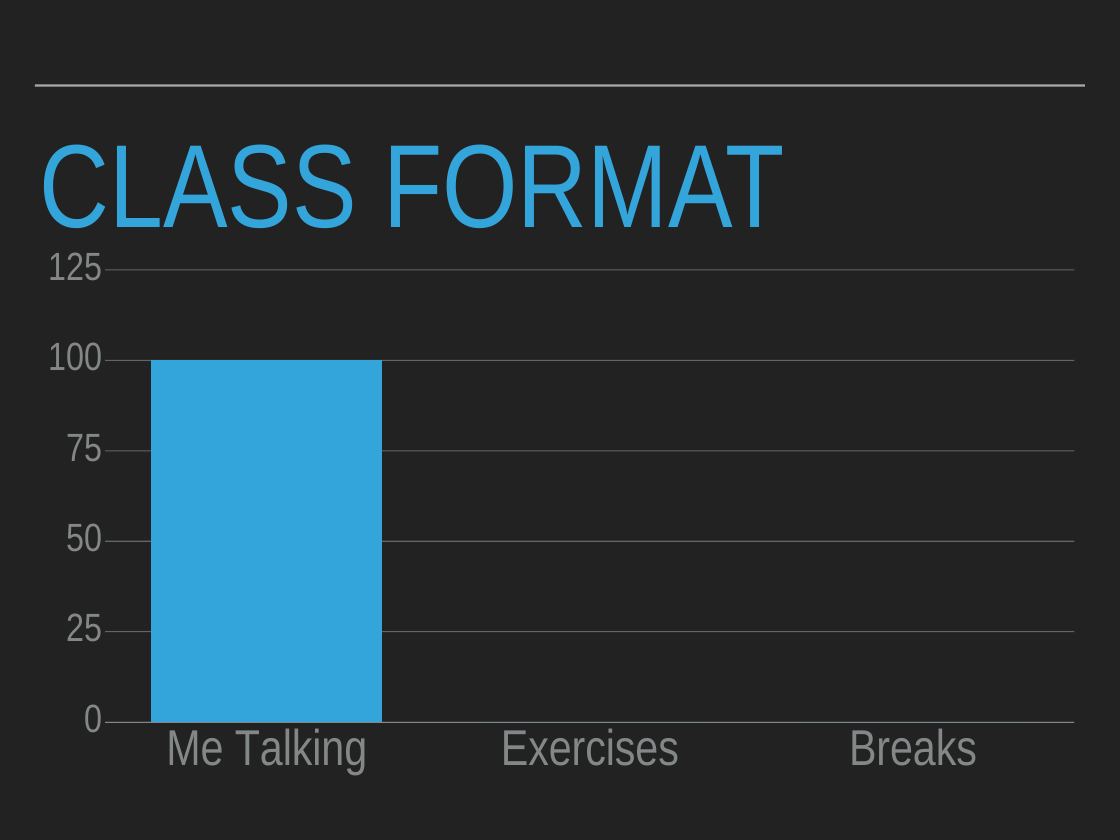
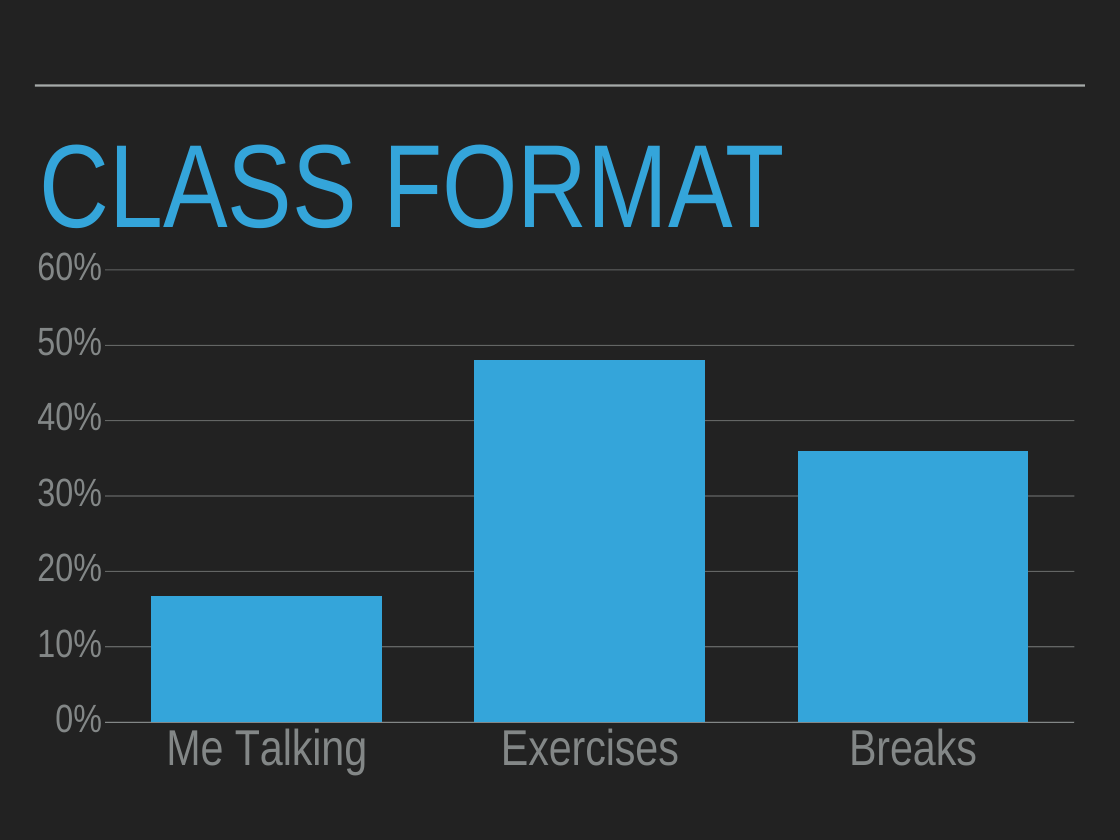
Before and after one commit to patricks1/python-for-data-science, a slide deck: slide 8 of Session01/Session1_Slides.pptx (slide 7 before the commit). Drawn at 1120x840 pixels with LibreOffice and Linux fonts; fonts in the diff are those of the drawing. Boxes give left, top, right and bottom in pixels: in the first picture for what was removed or moved away, otherwise in the second. Text is boxed around its words. In the diff, an @@ line names an element or a change of style, - is before the commit and + after.

Commit message:
slide changes

```diff
--- a/Session01/Session1_Slides.pptx
+++ b/Session01/Session1_Slides.pptx
@@ column chart at (35, 220, 1080, 803) @@
@@ Series 1, Me Talking: 100 to 0.17 @@
@@ Series 1, Exercises: 0 to 0.48 @@
@@ Series 1, Breaks: 0 to 0.36 @@
@@ value axis changed @@
```
Also in this commit, not shown: 4 other slides changed.
